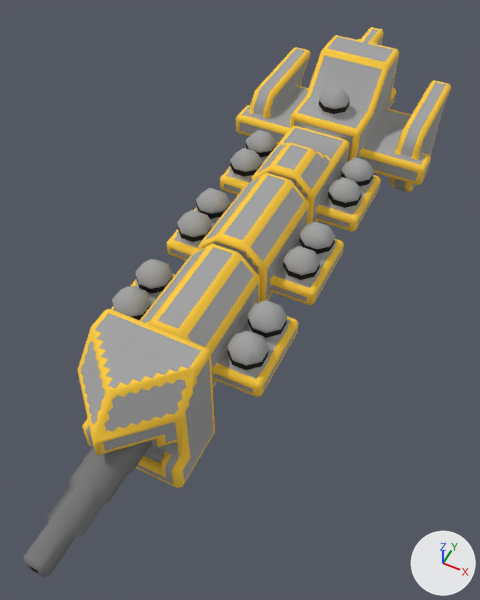
The OBJ model src/jsMain/resources/meshes/mechyrdia-5-nova-roma-class.obj: old version first, new version second.
One viewpoint serves both versions: a 50 mm lens placed at (31.9, -68.2, 83.3), pointed at (1.0, -6.4, 6.0). Arrows for +X, +Y and +Z are at lower right; the lights stay in place. Where no turn or scale is listed for an object, it has been applied to the vertices.

Names of what the first picture shows: 'mechyrdia-5-nova-roma-class'.
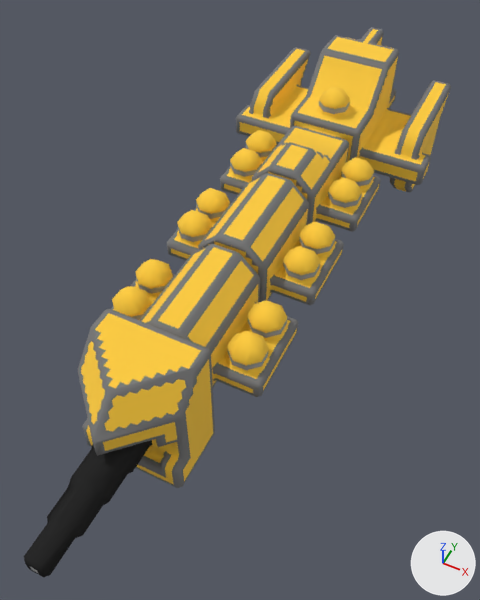
The newer file is also turned or shifted as a whole; pictures and numbers use the older file's frame.

What the commit changed:
me_mechyrdia_5_nova_roma_class is used by ob_mechyrdia_5_nova_roma_class; location (0.0, 0.0, 0.0).
me_mechyrdia_5_nova_roma_class had 3144 vertices, 5895 faces and spanned x -18.5..18.5, y -54.5..54.5, z 0.0..23.0.
me_mechyrdia_5_nova_roma_class now has 3147 vertices, 5901 faces and spans x -18.5..18.5, y -54.5..54.5, z 0.0..23.0.
me_mechyrdia_5_nova_roma_class part 1: 4 vertices moved from x -10.0..-7.5, y -16.0..2.5, z 14.5..15.5 to x -10.0..-7.0, y -16.0..2.0, z 14.5..15.0; 11 vertices removed from x -10.5..10.5, y -32.0..5.5, z 12.5..21.0; 10 vertices added at x -8.0..11.0, y -32.8..2.5, z 12.0..21.0.
me_mechyrdia_5_nova_roma_class part 2: 2 vertices moved from x -10.0..10.0, y 20.0..20.5, z 15.0..15.5 to x -10.0..11.0, y 20.0..20.5, z 14.5..15.0; 7 vertices removed from x -13.0..13.0, y 23.5..51.0, z 4.0..19.5; 11 vertices added at x -16.0..10.5, y 17.5..51.0, z 4.0..20.5.
me_mechyrdia_5_nova_roma_class part 3: 5146 kept faces spanning x -18.5..18.5, y -54.5..54.5, z 0.0..23.0 get new texture (UV) coordinates.

What differs and where, as boxes [x1, y1, x2, y2] in the pictures (480 x 600 px; the box of a moved part takes in the faces that stretch with it):
part 1 of me_mechyrdia_5_nova_roma_class, moved or reshaped: before [91, 195, 335, 419]; after [85, 195, 330, 369]
part 2 of me_mechyrdia_5_nova_roma_class, moved or reshaped: before [246, 93, 370, 179]; after [246, 65, 389, 179]
part 3 of me_mechyrdia_5_nova_roma_class, surface changed: [24, 27, 451, 577] in both
